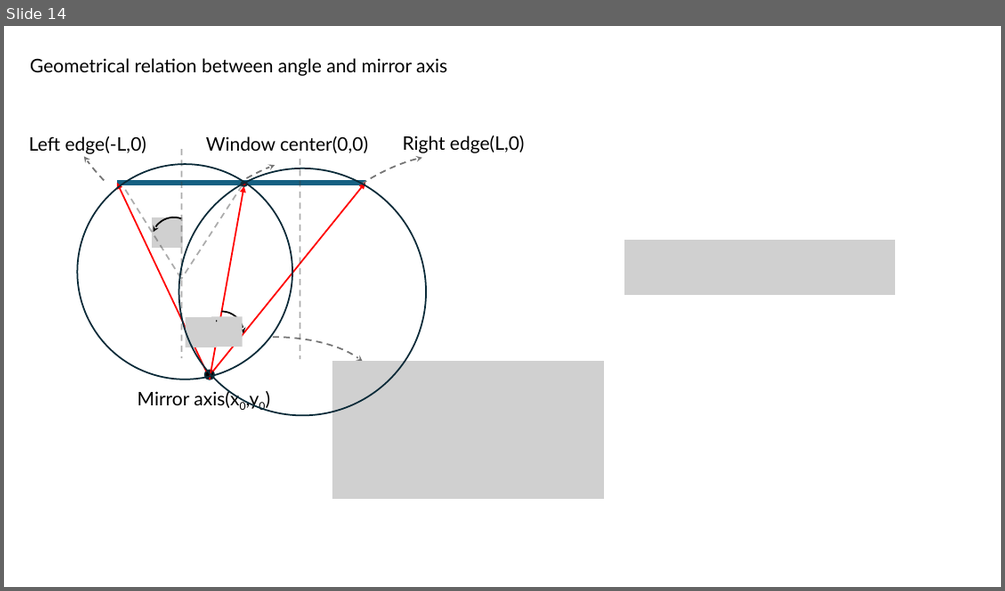
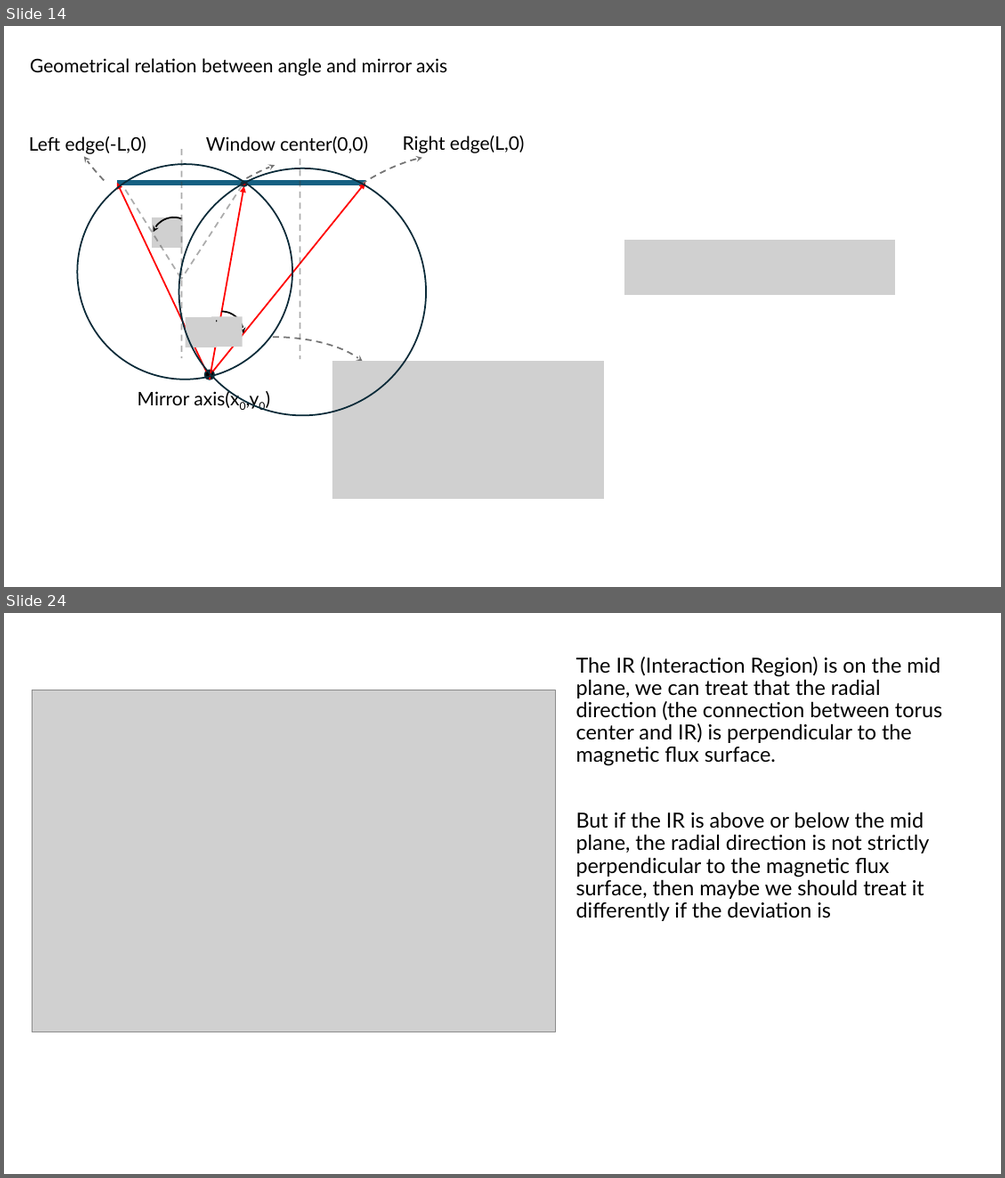
Before and after one commit to USTC-star/computer_share, a slide deck: NSTX-U High-k Scattering receiver optical calculation and calibration.pptx. Shown one above the other, each under a label of ours: slide 14 before the commit, slides 14 and 24 after it; the slides between them are not shown. The pictures are 1005x591 and 1005x1178 pixels, drawn with LibreOffice and Linux fonts; fonts in the diff are those of the drawing; grey boxes stand for pictures. Boxes give left, top, right and bottom in pixels: in the first picture for what was removed or moved away, otherwise in the second. Text is boxed around its words. In the diff, an @@ line names an element or a change of style, - is before the commit and + after.

```diff
--- a/NSTX-U High-k Scattering receiver optical calculation and calibration.pptx
+++ b/NSTX-U High-k Scattering receiver optical calculation and calibration.pptx
@@ slide 24 added at [4,613,1001,1174], background #FFFFFF @@
@@ text added at [576,657,942,921], 20 pt, text #000000 @@
+The IR (Interaction Region) is on the mid plane, we can treat that the radial direction (the connection between torus center and IR) is perpendicular to the magnetic flux surface.
+But if the IR is above or below the mid plane, the radial direction is not strictly perpendicular to the magnetic flux surface, then maybe we should treat it differently if the deviation is
@@ picture added at [32,690,555,1032] @@
```
Also in this commit, not shown: 9 other slides added, 4 other files.
